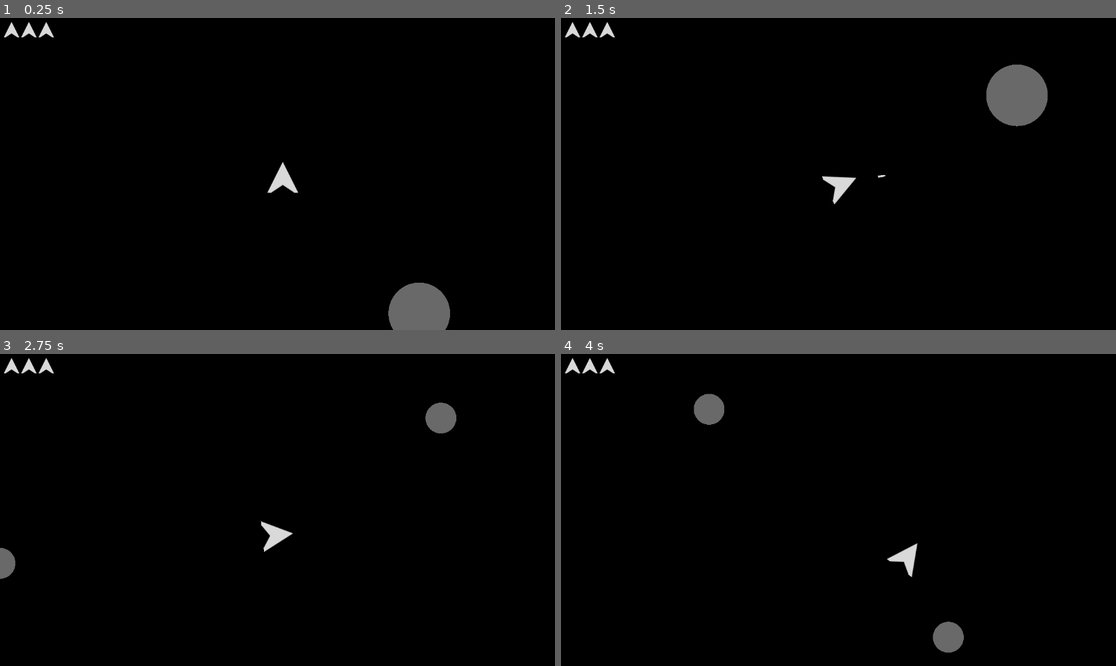
Above: before the commit, frames 1-4 (two rows, left to right).
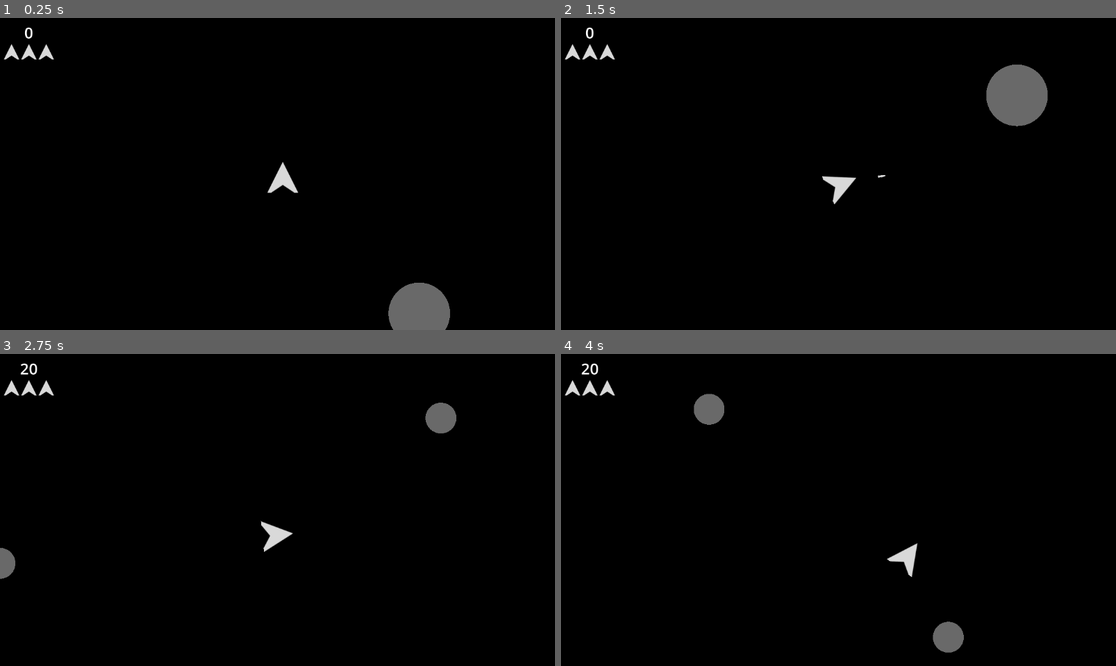
Above: after the commit, the same moments.

Repository: DevlinRocha/asteroids
Game: Godot game, scene res://scenes/main.tscn
Two runs of this game, one before a commit and one after it. Both use one fixed random seed, a clock stepped at 60 frames per second and the inputs below. Sound files missing from this copy of the repository are replaced by a short silence.
Inputs:
- Up to frame 1 (0.25 s): no input
- Up to frame 2 (1.5 s): hold D (right) 0.53-1.28 s; tap S (decelerate) at 0.6 s; hold A (left) from 1.28 s (still down); tap Space (shoot) at 1.35 s
- Up to frame 3 (2.75 s): release A (left) at 2.03 s; hold D (right) from 2.03 s (still down); tap S (decelerate) at 2.1 s
- Up to frame 4 (4 s): release D (right) at 2.78 s; hold W (accelerate) 2.78-3.53 s; tap Space (shoot) at 2.85 s; hold A (left) from 3.53 s (still down); tap S (decelerate) at 3.6 s

The runs differ from the first frame. In frame 1, 0.4% of the frame differs, in the area x 0-10%, y 1-14%; in frame 2, 0.4%; in frame 3, 0.4%; in frame 4, 0.4%.

Commit message:
add score display to UI; fix bugs pertaining losing last life and restarting / starting next level

Diff:
--- a/scenes/main.tscn
+++ b/scenes/main.tscn
@@ -21,17 +21,28 @@
 volume_db = -12.0
 bus = &"SFX"
 
-[node name="CanvasLayer" type="CanvasLayer" parent="." groups=["no_wipe"]]
+[node name="UI" type="CanvasLayer" parent="." groups=["no_wipe"]]
 
-[node name="LifeCounter" type="HBoxContainer" parent="CanvasLayer"]
+[node name="Menu" parent="UI" instance=ExtResource("5_fekmo")]
 unique_name_in_owner = true
+
+[node name="VBoxContainer" type="VBoxContainer" parent="UI"]
 offset_left = 8.0
 offset_top = 8.0
-offset_right = 48.0
-offset_bottom = 48.0
+offset_right = 18.0
+offset_bottom = 35.0
 scale = Vector2(0.5, 0.5)
+
+[node name="Score" type="Label" parent="UI/VBoxContainer"]
+unique_name_in_owner = true
+layout_mode = 2
+theme_override_font_sizes/font_size = 64
+text = "0"
+horizontal_alignment = 1
+vertical_alignment = 1
+
+[node name="LifeCounter" type="HBoxContainer" parent="UI/VBoxContainer"]
+unique_name_in_owner = true
+layout_mode = 2
 theme_override_constants/separation = 8
 script = ExtResource("6_58ywe")
-
-[node name="Menu" parent="CanvasLayer" instance=ExtResource("5_fekmo")]
-unique_name_in_owner = true
--- a/scripts/main.gd
+++ b/scripts/main.gd
@@ -27,7 +27,7 @@
 	},
 }
 var player_spawn_position: Vector2
-var player_spawn_timer: SceneTreeTimer
+var scene_tree_timer: SceneTreeTimer
 var current_level := 1
 var current_score := 0 : set = set_score
 var high_score := 0
@@ -35,6 +35,7 @@
 @onready var audio_stream_player_2d: AudioStreamPlayer2D = $AudioStreamPlayer2D
 @onready var life_counter: HBoxContainer = %LifeCounter
 @onready var menu: ColorRect = %Menu
+@onready var score: Label = %Score
 
 
 func _ready() -> void:
@@ -47,8 +48,17 @@
 
 
 func _on_player_hit() -> void:
-	player_spawn_timer = get_tree().create_timer(3)
-	player_spawn_timer.timeout.connect(respawn_player)
+	if life_counter.get_child(0):
+		life_counter.get_child(0).queue_free()
+	if life_counter.get_child_count() <= 0:
+		if scene_tree_timer:
+			scene_tree_timer.timeout.disconnect(respawn_player)
+		scene_tree_timer = get_tree().create_timer(3, false)
+		scene_tree_timer.timeout.connect(game_over)
+		return
+
+	scene_tree_timer = get_tree().create_timer(3, false)
+	scene_tree_timer.timeout.connect(respawn_player)
 
 
 func _on_asteroid_hit(value: int, asteroid: Asteroid) -> void:
@@ -70,13 +80,20 @@
 	for child in get_children():
 		if child is Asteroid:
 			return
-	current_level += 1
-	new_level()
+
+	if life_counter.get_child_count() <= 0:
+		return
+
+	get_tree().create_timer(3, false).timeout.connect(
+		func() -> void:
+			current_level += 1
+			new_level()
+	)
 
 
 func new_level() -> void:
-	if player_spawn_timer:
-		player_spawn_timer.timeout.disconnect(respawn_player)
+	if scene_tree_timer:
+		scene_tree_timer.timeout.disconnect(respawn_player)
 
 	wipe("all")
 	respawn_player()
@@ -86,6 +103,7 @@
 
 func set_score(value: int) -> void:
 	current_score = value
+	score.text = str(value)
 	if value > high_score:
 		high_score = value
 		save_score()
@@ -141,7 +159,18 @@
 
 
 func restart() -> void:
+	if scene_tree_timer:
+		scene_tree_timer.timeout.disconnect(respawn_player)
+		scene_tree_timer.timeout.disconnect(game_over)
+
 	life_counter.reset()
 	current_level = 1
 	set_score(0)
 	new_level()
+
+
+func game_over() -> void:
+	save_score()
+	get_tree().paused = true
+	menu.visible = true
+	menu.game_over()
